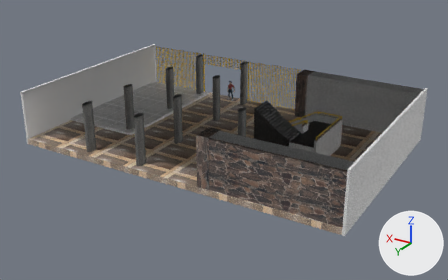
A saved change to the Blender file Blender/conjunto_norte.blend.
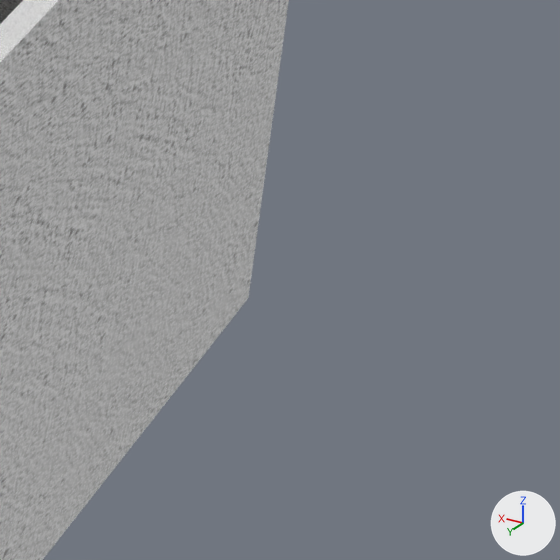
The first picture shows the older version from a camera (50 mm lens) standing at (-66.1, 111.2, 41.4) and looking at (-17.1, 29.5, 0.6). The close-ups show the older and then the newer version on the part from 89% to 100% of the width and 40% to 58% of the height of that picture. Only the edits that show in the close-ups are written down. The axes (+X, +Y, +Z) are drawn at lower right. The lights are the same throughout.
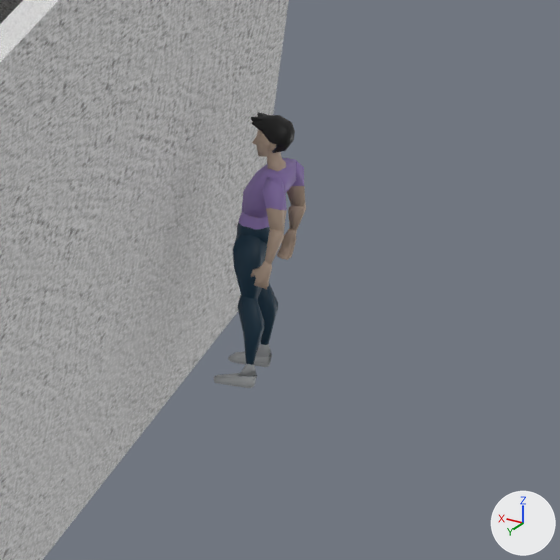
Pixel boxes [x1, y1, x2, y2] of what changed, in the close-ups (560 x 560 px):
'piernaIzq.004', added (blue)
    after: [214, 234, 267, 388]
'torso.001', added (purple)
    after: [236, 158, 296, 244]
'brazoIzq.004', added
    after: [251, 177, 287, 289]
'piernaDer.004', added
    after: [228, 284, 278, 367]
'brazoDer.004', added (brown)
    after: [277, 161, 306, 260]
'cabello.001', added
    after: [251, 112, 295, 153]
'cabeza.004', added (brown)
    after: [252, 129, 286, 171]

What changed in the scene script:
```text
Add ob_brazoder_004:
    ob_brazoder_004 = bpy.data.objects.new('brazoDer.004', me_cube_131)  # 122 vertices, 116 faces; spans x -13.61..-6.11, y -2.75..1.0, z -3.28..2.24; in mat_body_001 (picture img_bodytexture_001)
    ob_brazoder_004.location = (-45.9, 15.41, 3.3)
    ob_brazoder_004.rotation_euler = (0.0682, -0.26, 1.451)  # degrees (3.9, -15, 83)
    ob_brazoder_004.scale = (0.113, 0.113, 0.271)
Add ob_brazoizq_004:
    ob_brazoizq_004 = bpy.data.objects.new('brazoIzq.004', me_cube_130)  # 122 vertices, 116 faces; spans x -2.73..1.23, y -1.62..2.2, z -4.46..1.45; in mat_body_001 (picture img_bodytexture_001)
    ob_brazoizq_004.location = (-45.9, 15.41, 3.3)
    ob_brazoizq_004.rotation_euler = (0.0682, -0.26, 1.451)  # degrees (3.9, -15, 83)
    ob_brazoizq_004.scale = (0.113, 0.113, 0.271)
Add ob_cabello_001:
    ob_cabello_001 = bpy.data.objects.new('cabello.001', me_cube_129)  # 106 vertices, 104 faces; spans x -1.31..1.28, y -0.05..2.82, z -0.63..1.81; in mat_body_001 (picture img_bodytexture_001)
    ob_cabello_001.parent = ob_cabeza_004
    ob_cabello_001.location = (0.0011, 0.0, 1.817)
    ob_cabello_001.scale = (0.114, 0.114, 0.114)
Add ob_cabeza_004:
    ob_cabeza_004 = bpy.data.objects.new('cabeza.004', me_cube_128)  # 116 vertices, 114 faces; spans x -1.13..1.13, y 0.14..2.68, z -2.32..1.55; in mat_body_001 (picture img_bodytexture_001)
    ob_cabeza_004.location = (-45.4, 14.89, 4.06)
    ob_cabeza_004.rotation_euler = (0.0, 0.0, 1.579)  # degrees (0, 0, 90)
    ob_cabeza_004.scale = (0.21, 0.21, 0.21)
Add ob_piernader_004:
    ob_piernader_004 = bpy.data.objects.new('piernaDer.004', me_cube_127)  # 84 vertices, 78 faces; spans x -6.67..-0.81, y -1.32..3.2, z -4.38..2.22; in mat_body_001 (picture img_bodytexture_001)
    ob_piernader_004.location = (-45.56, 15.1, 2.15)
    ob_piernader_004.rotation_euler = (-0.131, -0.226, 1.486)  # degrees (-7.5, -13, 85)
    ob_piernader_004.scale = (0.169, 0.177, 0.348)
Add ob_piernaizq_004:
    ob_piernaizq_004 = bpy.data.objects.new('piernaIzq.004', me_cube_126)  # 86 vertices, 78 faces; spans x -3.39..1.52, y -1.12..3.79, z -4.89..1.87; in mat_body_001 (picture img_bodytexture_001)
    ob_piernaizq_004.location = (-45.56, 15.1, 2.15)
    ob_piernaizq_004.rotation_euler = (-0.131, -0.226, 1.486)  # degrees (-7.5, -13, 85)
    ob_piernaizq_004.scale = (0.169, 0.177, 0.348)
Add ob_torso_001:
    ob_torso_001 = bpy.data.objects.new('torso.001', me_cube_125)  # 108 vertices, 104 faces; spans x -1.12..1.12, y -0.06..1.79, z -2.43..1.04; in mat_body_001 (picture img_bodytexture_001)
    ob_torso_001.location = (-45.4, 14.89, 3.32)
    ob_torso_001.rotation_euler = (0.0, 0.0, 1.579)  # degrees (0, 0, 90)
    ob_torso_001.scale = (0.368, 0.368, 0.368)
```
